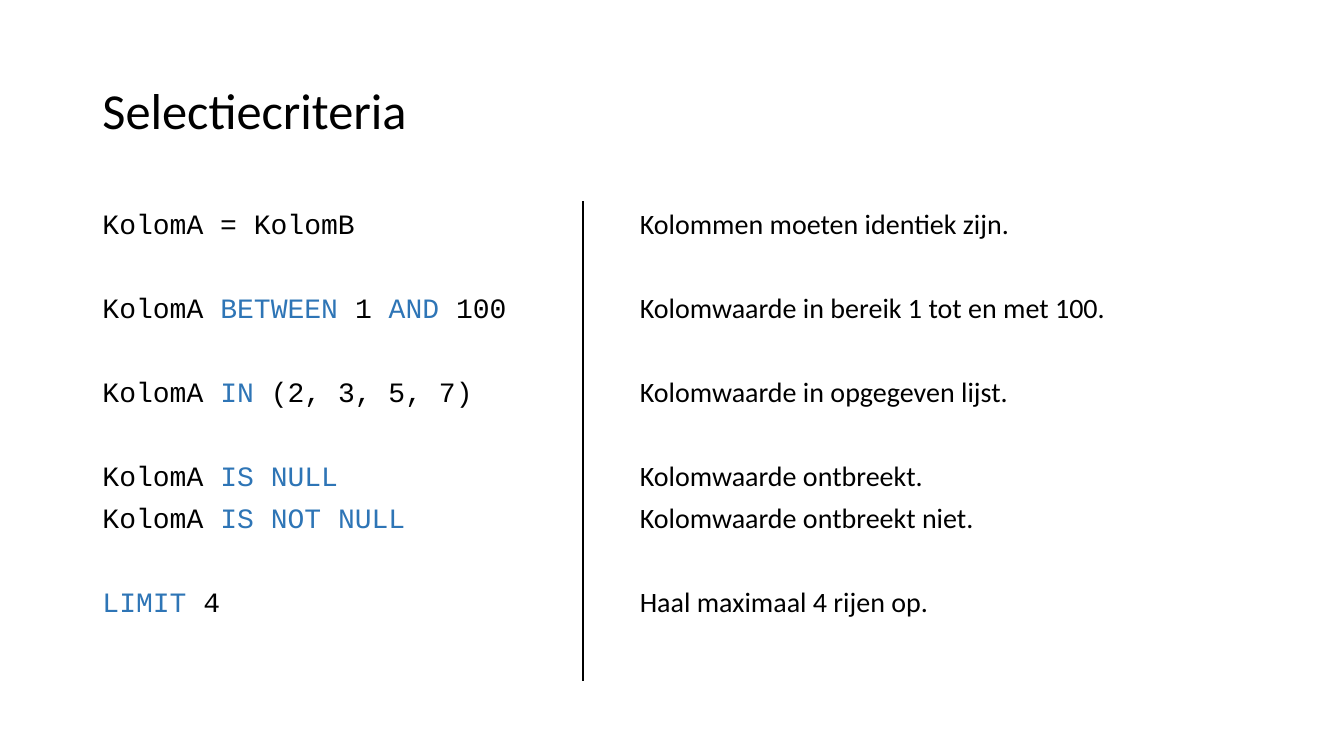
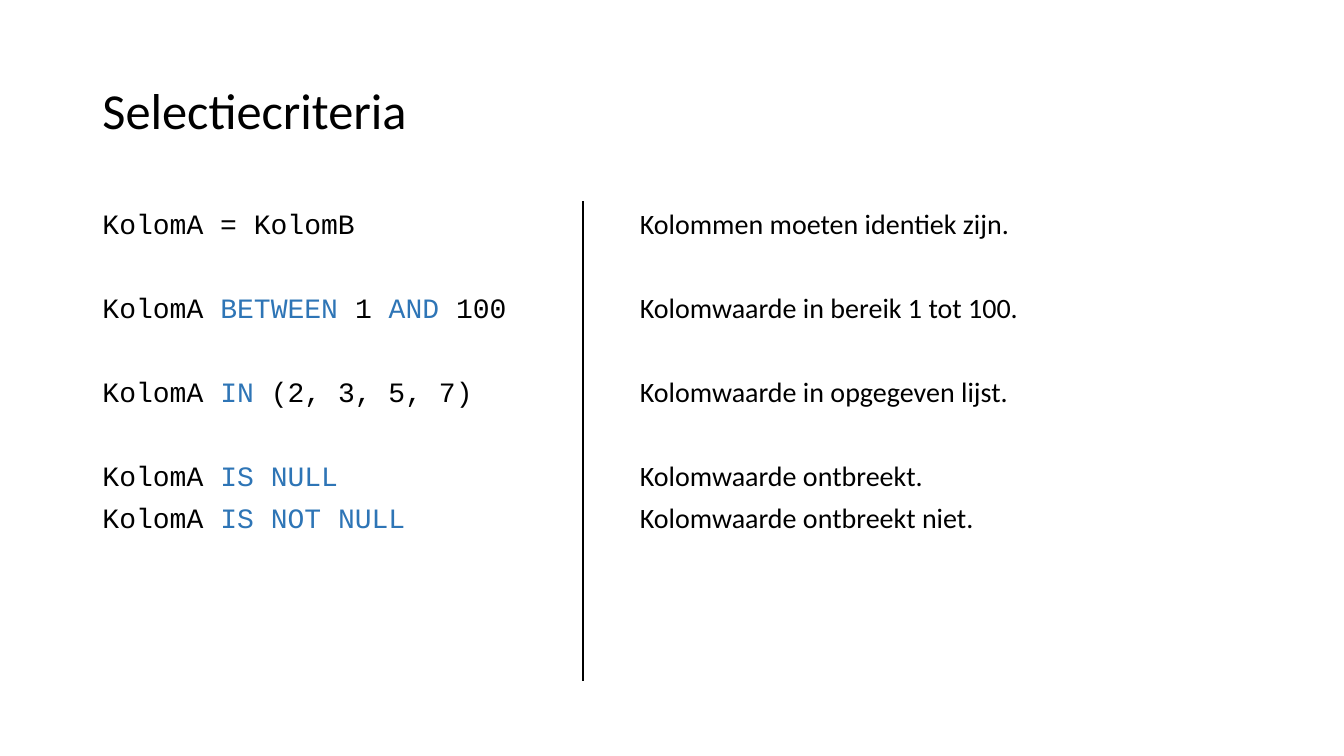
Before and after one commit to LFKoning/knowledge-sharing, a slide deck: slide 15 of sql_course_2p/1_basics/1_basics.pptx. Drawn at 1344x756 pixels with LibreOffice and Linux fonts; fonts in the diff are those of the drawing. Boxes give left, top, right and bottom in pixels: in the first picture for what was removed or moved away, otherwise in the second. Text is boxed around its words. In the diff, an @@ line names an element or a change of style, - is before the commit and + after.

```diff
--- a/sql_course_2p/1_basics/1_basics.pptx
+++ b/sql_course_2p/1_basics/1_basics.pptx
@@ text at (x1=640, y1=298, x2=1018, y2=319): text changed @@
-Kolomwaarde in bereik 1 tot en met 100.
+Kolomwaarde in bereik 1 tot 100.
@@ text at (x1=102, y1=593, x2=220, y2=612): paragraph removed @@
-LIMIT 4
@@ text at (x1=640, y1=592, x2=928, y2=617): paragraph removed @@
-Haal maximaal 4 rijen op.
```
Also in this commit, not shown: 7 other slides changed, 3 slides added, 1 slide removed, 1 other file.
